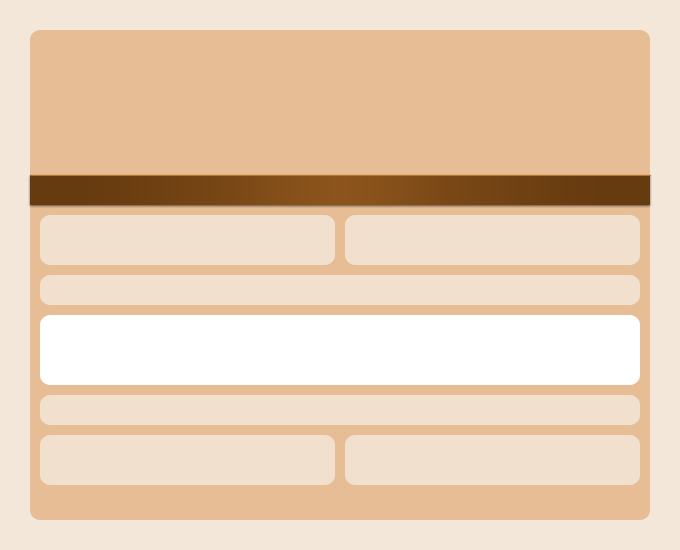
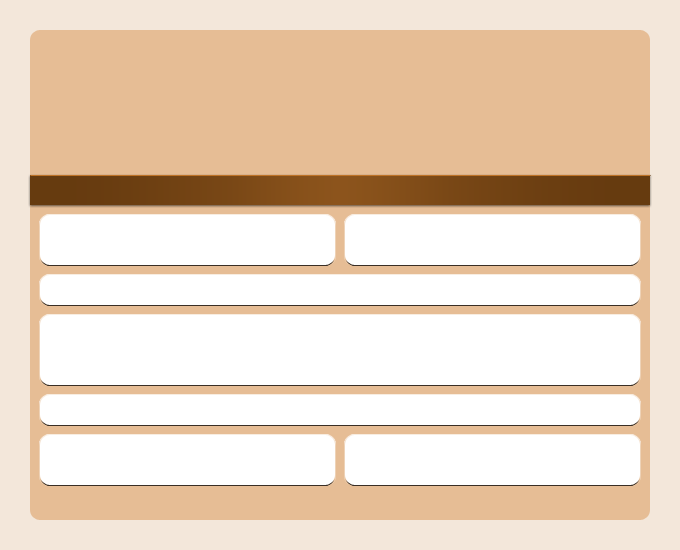
Comparing the layer stacks of the two 680 x 550 images. Changes:
pixels changed over (x1=39, y1=214, x2=641, y2=486) (layer not identified)
